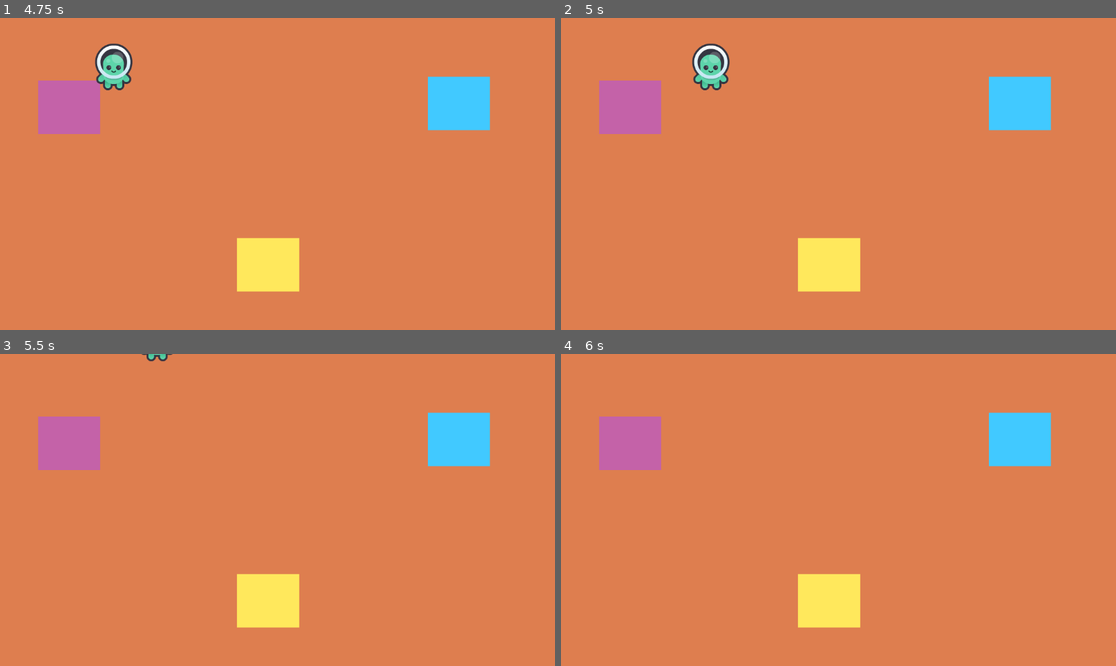
Above: before the commit, frames 1-4 (two rows, left to right).
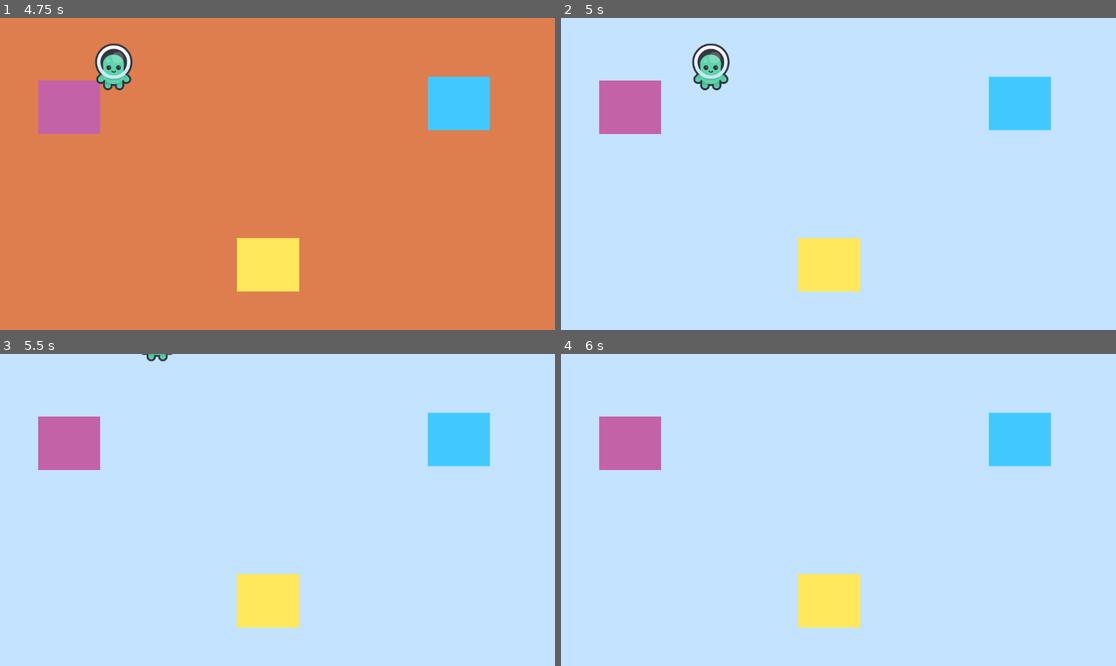
Above: after the commit, the same moments.

Repository: ShayLuan/GameDevTest
Game: Godot game, scene res://Example2World/area_2d.tscn
Two runs of this game, one before a commit and one after it. Both use one fixed random seed, a clock stepped at 60 frames per second and the inputs below. This scene is started directly instead of the project's main scene.
Inputs:
- Up to frame 1 (4.75 s): tap Enter (ui_accept) at 0.5, 0.77, 1.52, 2.75, 3.02, 3.5, 3.77, 4.52 s; hold Up (ui_up) 0.53-2.03 s; hold Left (ui_left) 2.03-3.53 s; hold Down (ui_down) 3.53-4.28 s; hold Right (ui_right) from 4.28 s (still down)
- Up to frame 2 (5 s): keep holding Right (ui_right)
- Up to frame 3 (5.5 s): release Right (ui_right) at 5.03 s; hold Up (ui_up) from 5.03 s (still down)
- Up to frame 4 (6 s): tap Enter (ui_accept) at 5.75 s; release Up (ui_up) at 5.78 s; hold Right (ui_right) from 5.78 s (still down)

Frame 1 is identical in both runs. In frame 2, 94% of the frame differs, in the area x 0-100%, y 0-100%; in frame 3, 94%; in frame 4, 94%.

Commit message:
reset after body_exited signal

Diff:
--- a/Signals/signals/Example2World/area_2d.tscn
+++ b/Signals/signals/Example2World/area_2d.tscn
@@ -76,5 +76,8 @@
 position = Vector2(551, 311)
 
 [connection signal="body_entered" from="Plate1" to="." method="_on_plate_1_body_entered"]
+[connection signal="body_exited" from="Plate1" to="." method="_on_plate_1_body_exited"]
 [connection signal="body_entered" from="Plate2" to="." method="_on_plate_2_body_entered"]
+[connection signal="body_exited" from="Plate2" to="." method="_on_plate_2_body_exited"]
 [connection signal="body_entered" from="Plate3" to="." method="_on_plate_3_body_entered"]
+[connection signal="body_exited" from="Plate3" to="." method="_on_plate_3_body_exited"]
--- a/Signals/signals/Example2World/example_2_world.gd
+++ b/Signals/signals/Example2World/example_2_world.gd
@@ -32,3 +32,15 @@
 	print(body)
 	print("Entered Blue")
 	background_4.visible = true
+
+
+func _on_plate_1_body_exited(body: Node2D) -> void:
+	background_2.visible = false
+
+
+func _on_plate_2_body_exited(body: Node2D) -> void:
+	background_3.visible = false
+
+
+func _on_plate_3_body_exited(body: Node2D) -> void:
+	background_4.visible = false
